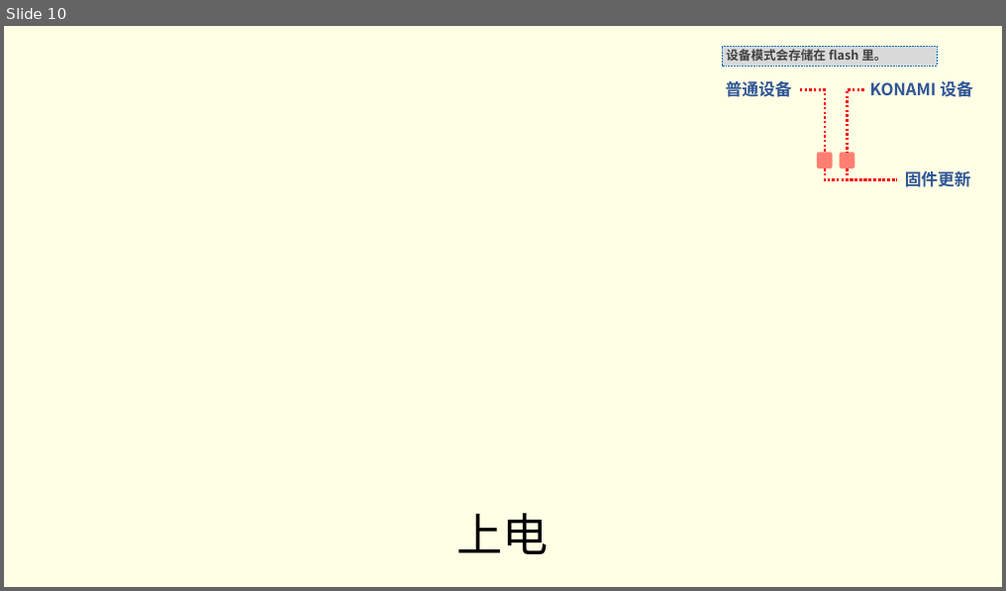
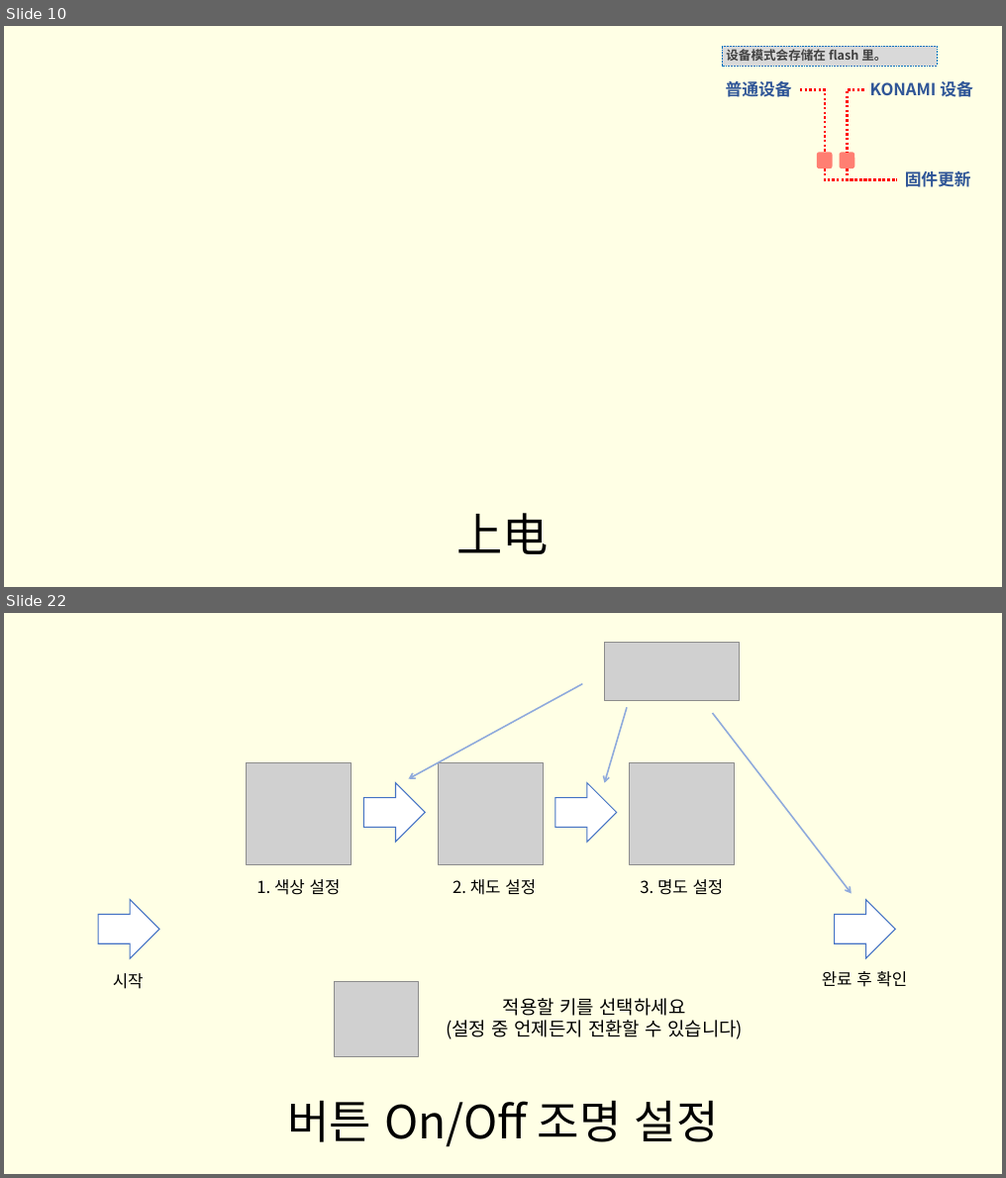
Before and after one commit to whowechina/iidx_pico, a slide deck: doc/IIDX_Pico_Manual.pptx. Shown one above the other, each under a label of ours: slide 10 before the commit, slides 10 and 22 after it; the slides between them are not shown. The pictures are 1006x591 and 1006x1178 pixels, drawn with LibreOffice and Linux fonts; fonts in the diff are those of the drawing; grey boxes stand for pictures; background and template pictures are left out. Boxes give left, top, right and bottom in pixels: in the first picture for what was removed or moved away, otherwise in the second. Text is boxed around its words. In the diff, an @@ line names an element or a change of style, - is before the commit and + after.

```diff
--- a/doc/IIDX_Pico_Manual.pptx
+++ b/doc/IIDX_Pico_Manual.pptx
@@ slide 22 added at bbox=[4, 613, 1002, 1174], background #FFFFE5 @@
@@ picture added at bbox=[604, 642, 740, 701] @@
@@ arrow added from (583, 684) to (408, 779), #8FAADC 1.5 pt @@
@@ arrow added from (627, 707) to (604, 783), #8FAADC 1.5 pt @@
@@ arrow added from (713, 713) to (851, 894), #8FAADC 1.5 pt @@
@@ picture added at bbox=[246, 762, 350, 864] @@
@@ right arrow added at bbox=[364, 783, 426, 842], fill #FFFFFF, outline #4472C4 1 pt @@
@@ picture added at bbox=[439, 762, 543, 864] @@
@@ right arrow added at bbox=[555, 783, 617, 842], fill #FFFFFF, outline #4472C4 1 pt @@
@@ picture added at bbox=[629, 762, 734, 864] @@
@@ text added at bbox=[256, 879, 341, 895], 16 pt, text #000000 @@
+1. 색상 설정
@@ text added at bbox=[452, 879, 536, 895], 16 pt, text #000000 @@
+2. 채도 설정
@@ text added at bbox=[640, 879, 724, 895], 16 pt, text #000000 @@
+3. 명도 설정
@@ right arrow added at bbox=[98, 900, 159, 959], fill #FFFFFF, outline #4472C4 1 pt @@
@@ right arrow added at bbox=[835, 900, 896, 959], fill #FFFFFF, outline #4472C4 1 pt @@
@@ text added at bbox=[113, 973, 144, 989], 16 pt, text #000000 @@
+시작
@@ picture added at bbox=[334, 982, 418, 1057] @@
@@ text added at bbox=[446, 998, 743, 1040], 18 pt, text #000000 @@
+적용할 키를 선택하세요
+(설정 중 언제든지 전환할 수 있습니다)
@@ text added at bbox=[822, 971, 907, 987], 16 pt, text #000000 @@
+완료 후 확인
@@ title added at bbox=[287, 1100, 719, 1148], 44 pt, text #000000 @@
+버튼 On/Off 조명 설정
```
Also in this commit, not shown: 10 slides changed, 9 other slides added, 1 slide removed.
